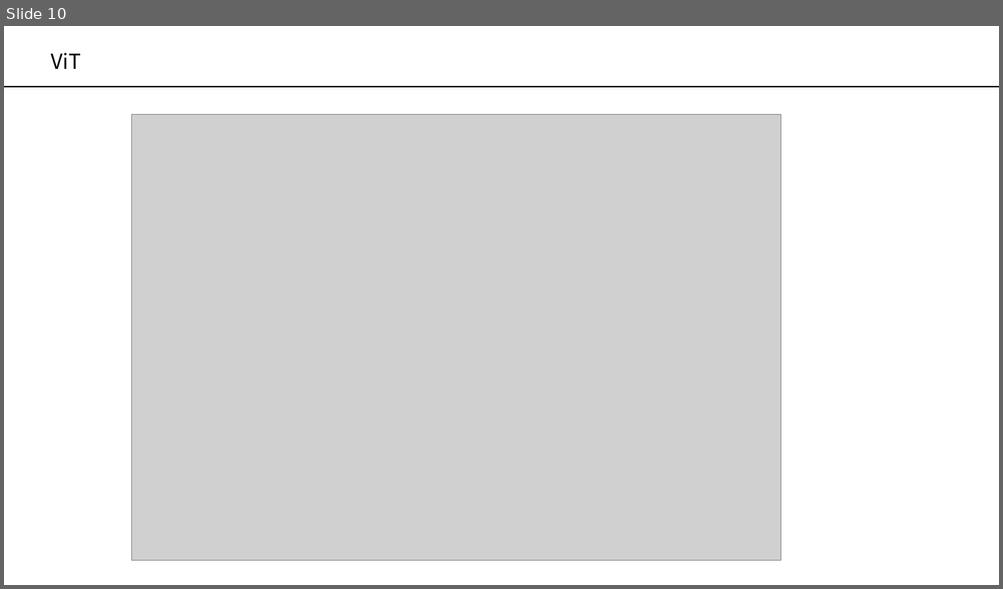
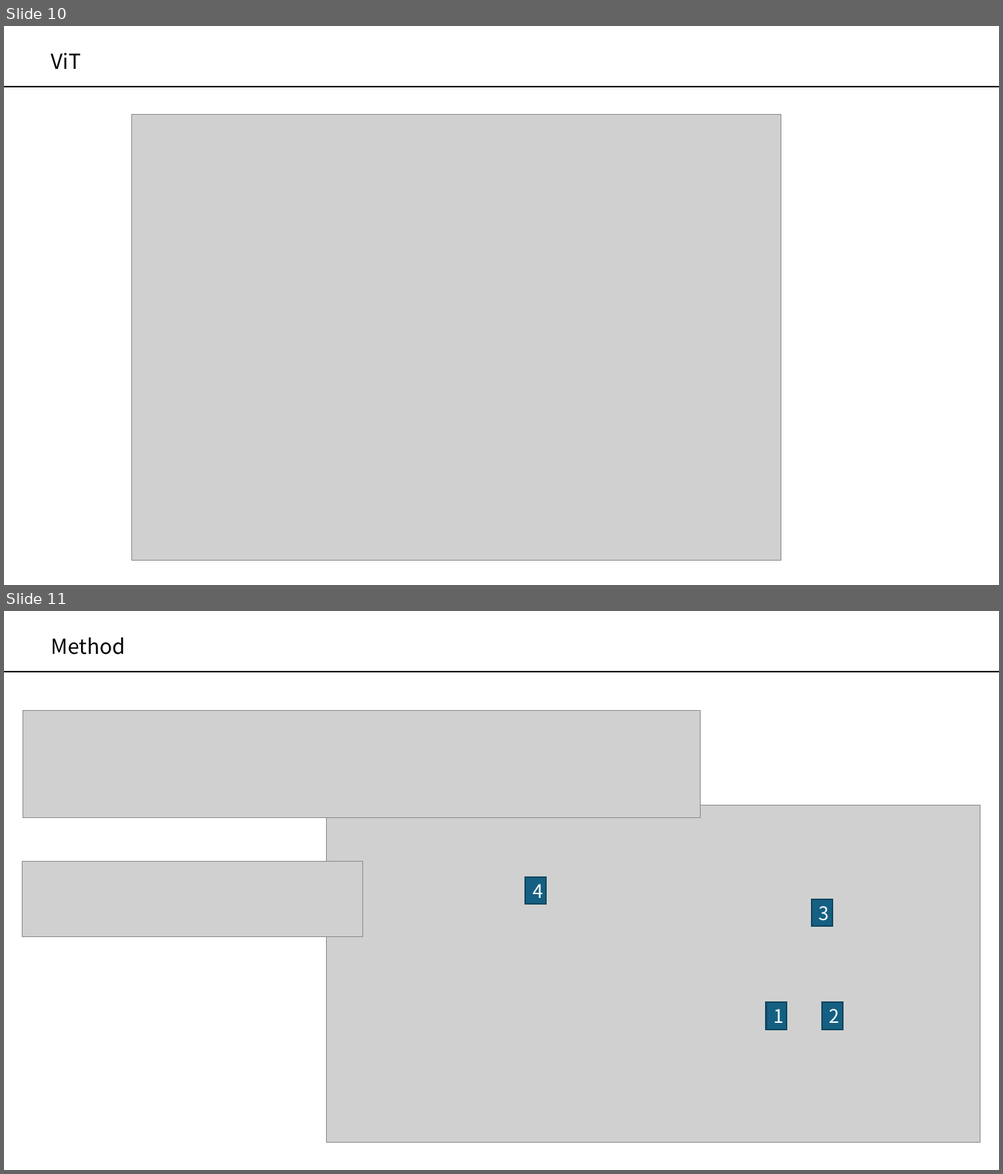
Before and after one commit to PeterykSong/Document, a slide deck: Paper Review/신입생세미나/The Papers.pptx. Shown one above the other, each under a label of ours: slide 10 before the commit, slides 10 and 11 after it. The pictures are 1003x589 and 1003x1174 pixels, drawn with LibreOffice and Linux fonts; fonts in the diff are those of the drawing; grey boxes stand for pictures. Boxes give left, top, right and bottom in pixels: in the first picture for what was removed or moved away, otherwise in the second. Text is boxed around its words. In the diff, an @@ line names an element or a change of style, - is before the commit and + after.

```diff
--- a/Paper Review/신입생세미나/The Papers.pptx
+++ b/Paper Review/신입생세미나/The Papers.pptx
@@ slide 11 added at (x1=4, y1=611, x2=999, y2=1170), background #FFFFFF; not listed: 1 template element that a slide beside it also shows @@
@@ title added at (x1=51, y1=637, x2=125, y2=655), 20 pt, text #000000 @@
+Method
@@ picture added at (x1=22, y1=710, x2=700, y2=817) @@
@@ picture added at (x1=327, y1=805, x2=981, y2=1143) @@
@@ picture added at (x1=22, y1=862, x2=363, y2=938) @@
@@ rectangle added at (x1=526, y1=877, x2=546, y2=904), fill #156082, outline #104760 1.5 pt, 18 pt, text #FFFFFF @@
+4
@@ rectangle added at (x1=811, y1=900, x2=832, y2=926), fill #156082, outline #104760 1.5 pt, 18 pt, text #FFFFFF @@
+3
@@ rectangle added at (x1=765, y1=1002, x2=787, y2=1030), fill #156082, outline #104760 1.5 pt, 18 pt, text #FFFFFF @@
+1
@@ rectangle added at (x1=822, y1=1002, x2=842, y2=1030), fill #156082, outline #104760 1.5 pt, 18 pt, text #FFFFFF @@
+2
```
Also in this commit, not shown: 7 other slides added.
